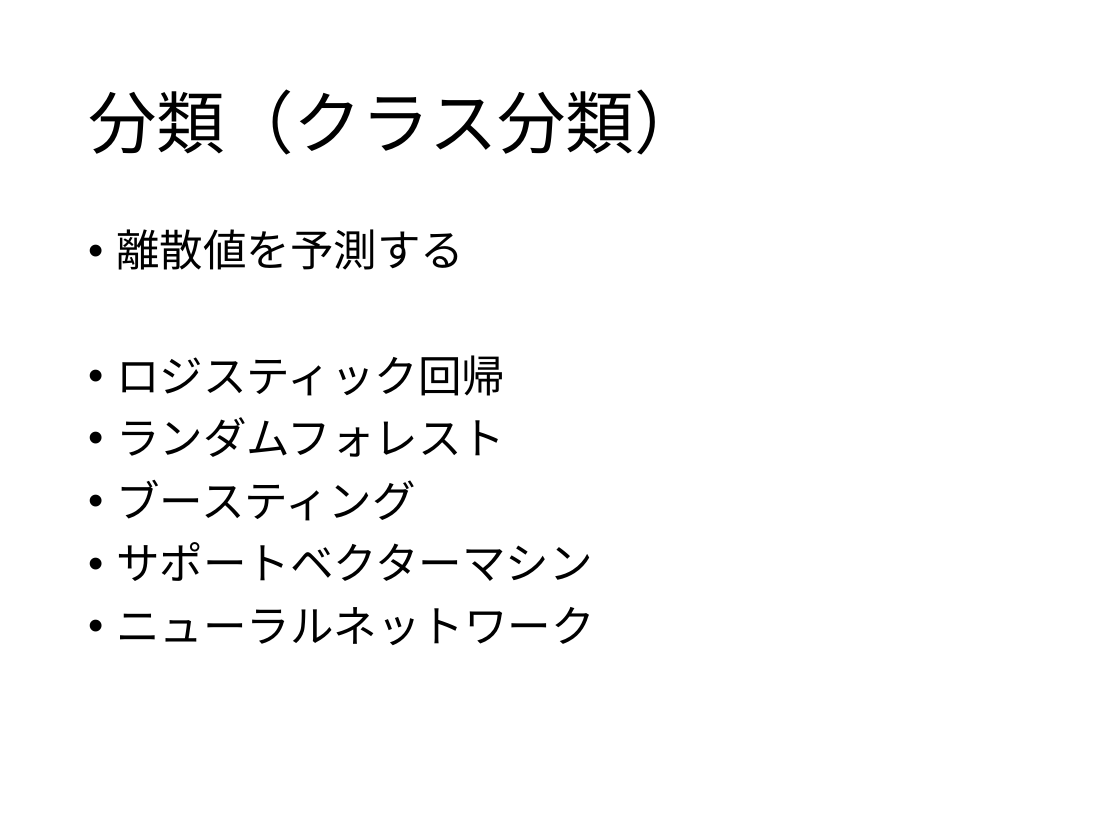
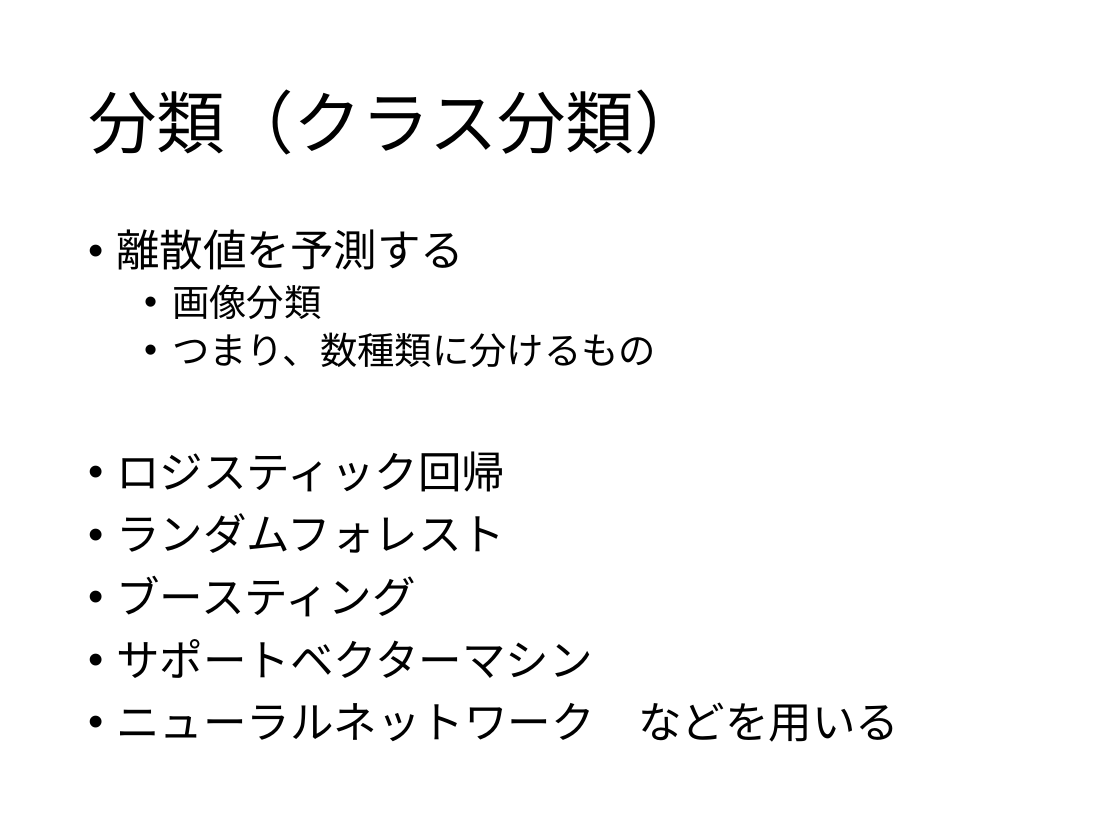
Before and after one commit to rina-tanaka731/AI, a slide deck: slide 6 of AI系/教師あり学習.pptx (slide 4 before the commit). Drawn at 1120x840 pixels with LibreOffice and Linux fonts; fonts in the diff are those of the drawing. Boxes give left, top, right and bottom in pixels: in the first picture for what was removed or moved away, otherwise in the second. Text is boxed around its words. In the diff, an @@ line names an element or a change of style, - is before the commit and + after.

```diff
--- a/AI系/教師あり学習.pptx
+++ b/AI系/教師あり学習.pptx
@@ text at (172,284,656,367): paragraphs added @@
+  • 画像分類
+  • つまり、数種類に分けるもの
@@ text at (116,702,899,742): text changed @@
-• ニューラルネットワーク
+• ニューラルネットワーク などを用いる
```
Also in this commit, not shown: 4 other slides changed, 3 slides added, 1 slide removed, 1 other file.
